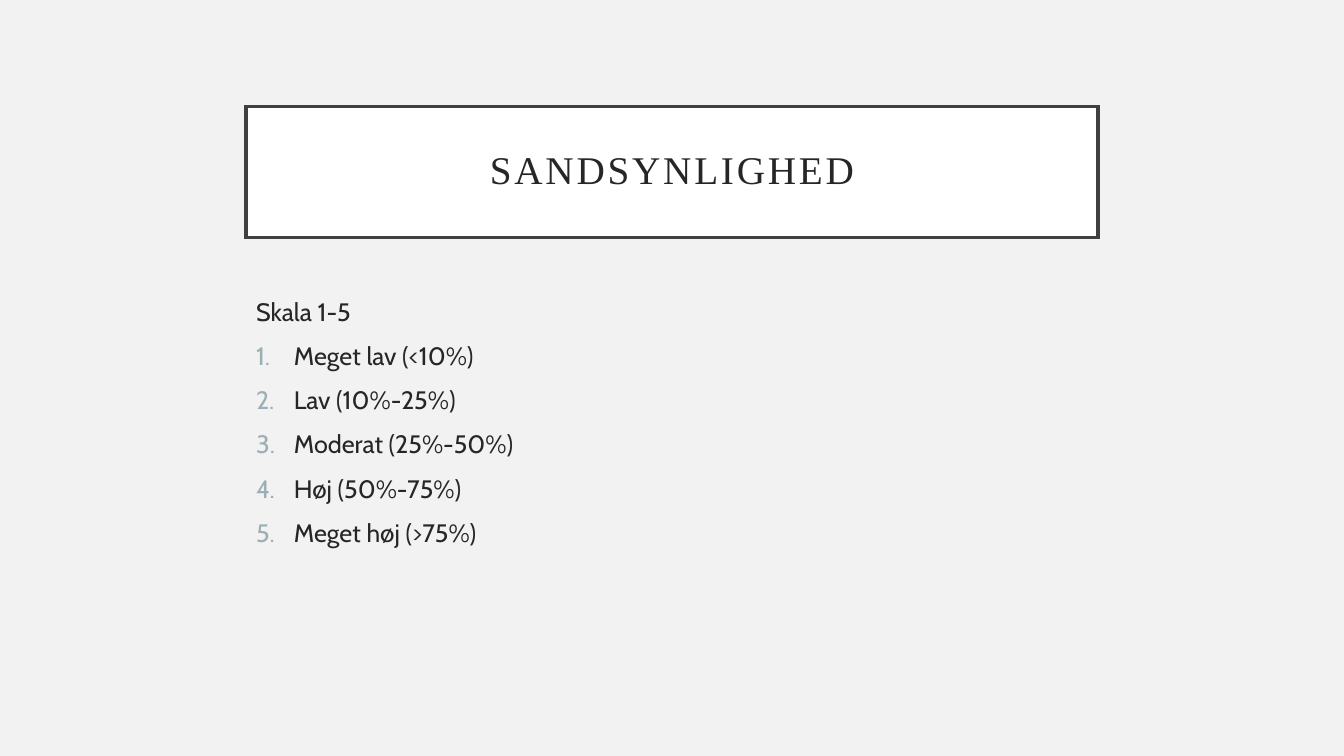
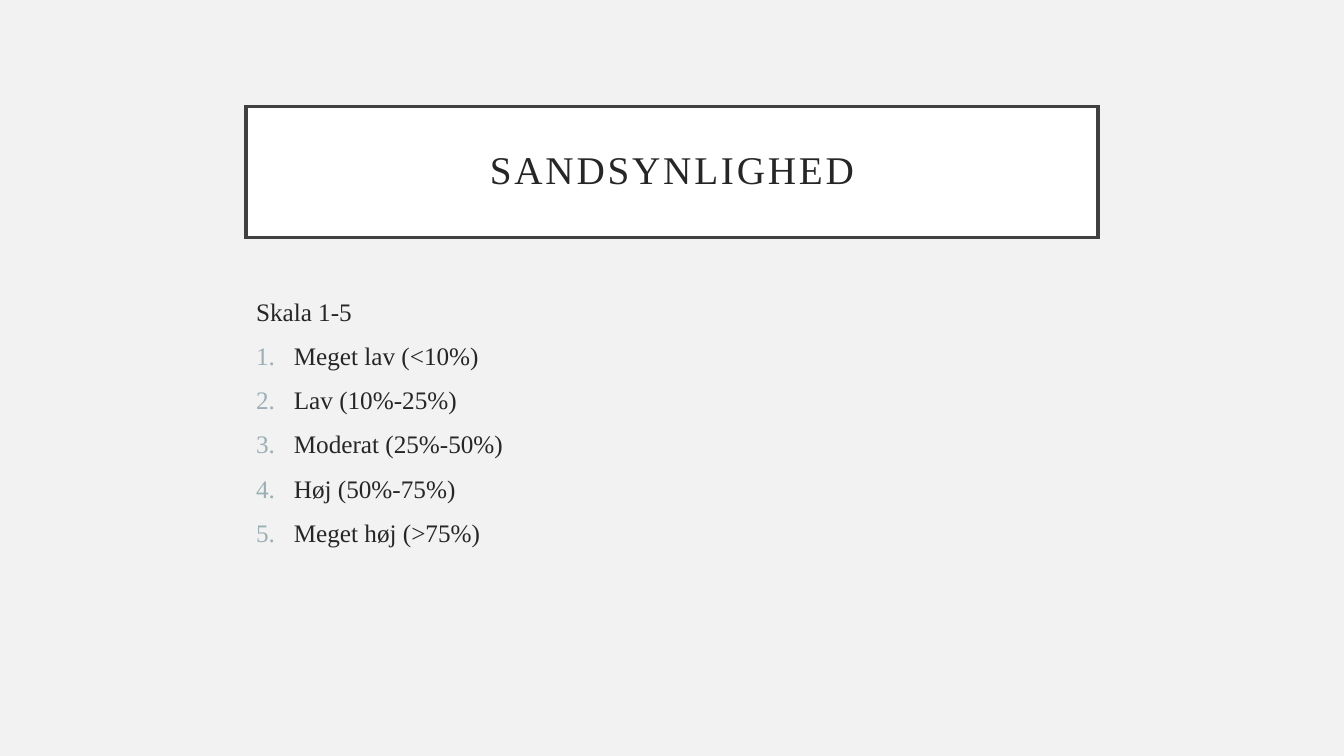
Before and after one commit to Rasmus-Kibshede/Marios-Pizzabar, a slide deck: slide 3 of Diagrams/Fremlæggelse/Marios pizzabar.pptx (slide 8 before the commit). Drawn at 1344x756 pixels with LibreOffice and Linux fonts; fonts in the diff are those of the drawing. Boxes give left, top, right and bottom in pixels: in the first picture for what was removed or moved away, otherwise in the second. Text is boxed around its words. In the diff, an @@ line names an element or a change of style, - is before the commit and + after.

```diff
--- a/Diagrams/Fremlæggelse/Marios pizzabar.pptx
+++ b/Diagrams/Fremlæggelse/Marios pizzabar.pptx
@@ text "Skala 1-5" at <box>256,303,502,548</box>: font Cabin to Times New Roman @@
```
Also in this commit, not shown: 2 other slides changed, 7 slides removed.
